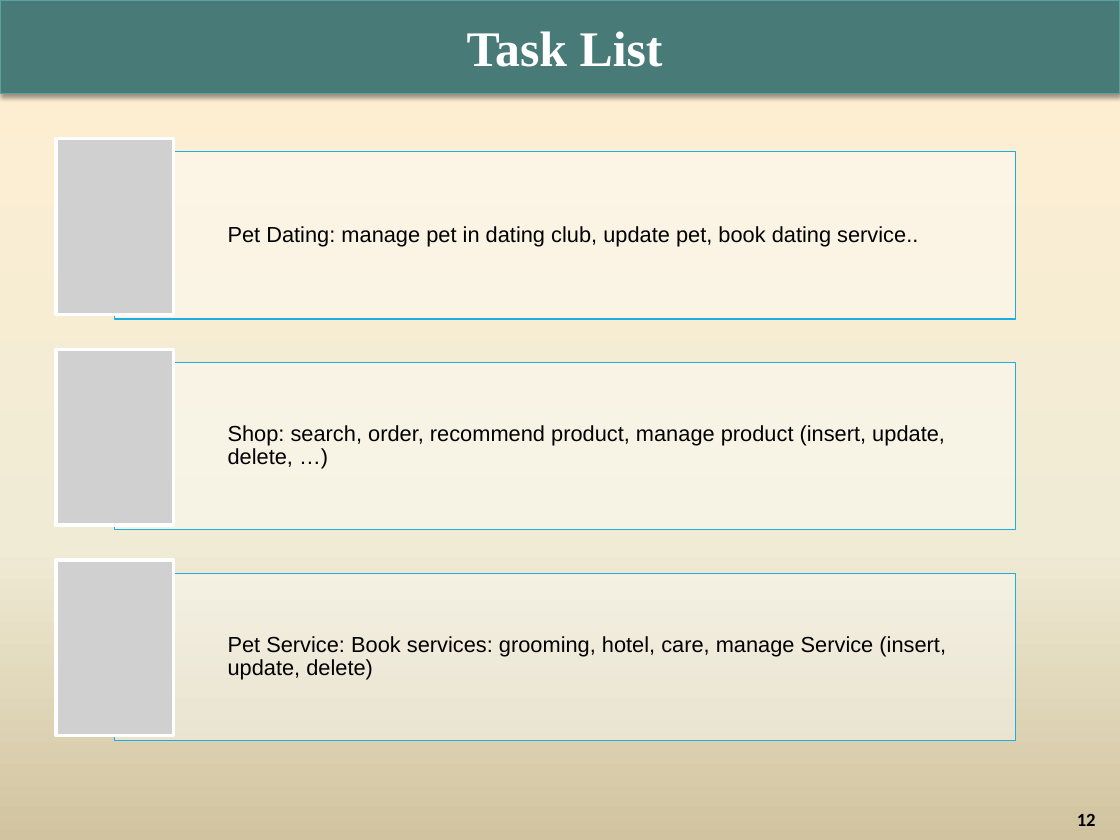
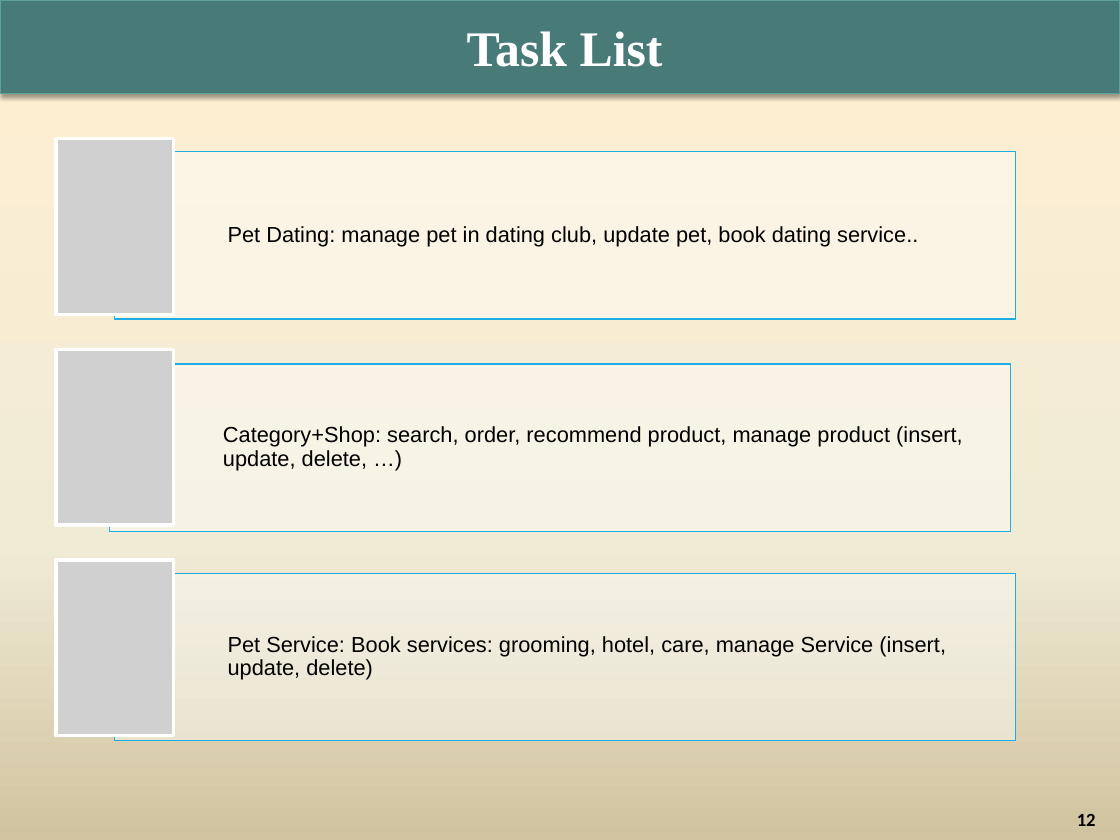
Before and after one commit to lety20391/Project4, a slide deck: slide 12 of G2_T11707E0_Project_Report.pptx. Drawn at 1120x840 pixels with LibreOffice and Linux fonts; fonts in the diff are those of the drawing; grey boxes stand for pictures; background and template pictures are left out. Boxes give left, top, right and bottom in pixels: in the first picture for what was removed or moved away, otherwise in the second. Text is boxed around its words. In the diff, an @@ line names an element or a change of style, - is before the commit and + after.

```diff
--- a/G2_T11707E0_Project_Report.pptx
+++ b/G2_T11707E0_Project_Report.pptx
@@ rectangle: place and size @@
-rectangle at bbox=[114, 363, 1016, 531]
+rectangle at bbox=[110, 364, 1011, 532]
@@ text at bbox=[223, 426, 963, 471]: text changed @@
-Shop: search, order, recommend product, manage product (insert, update, delete, …)
+Category+Shop: search, order, recommend product, manage product (insert, update, delete, …)
```
Also in this commit, not shown: 4 other slides changed, 4 other files.
